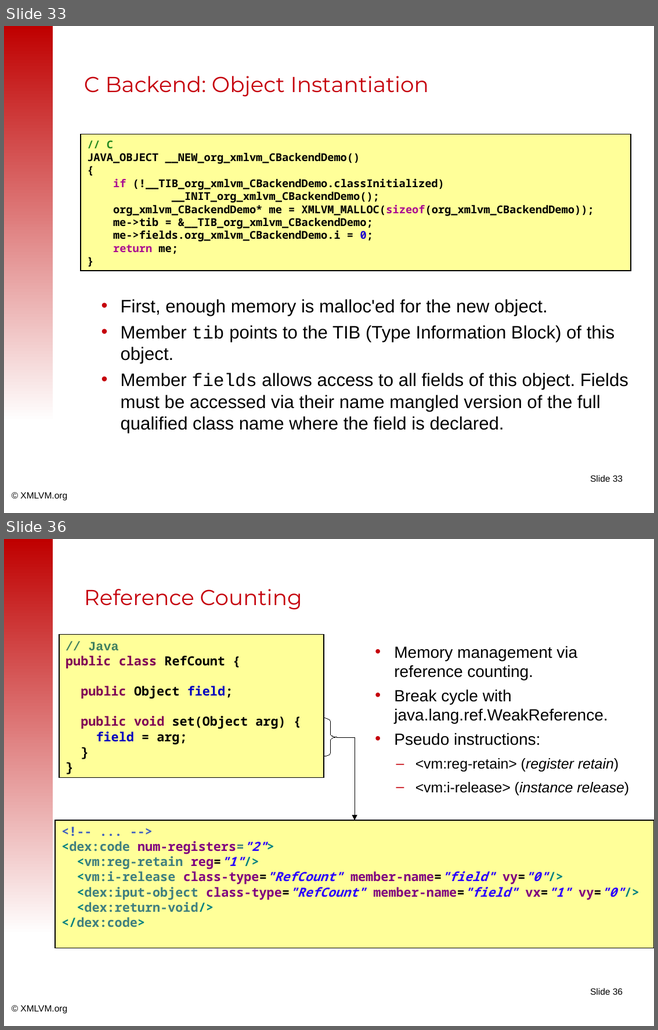
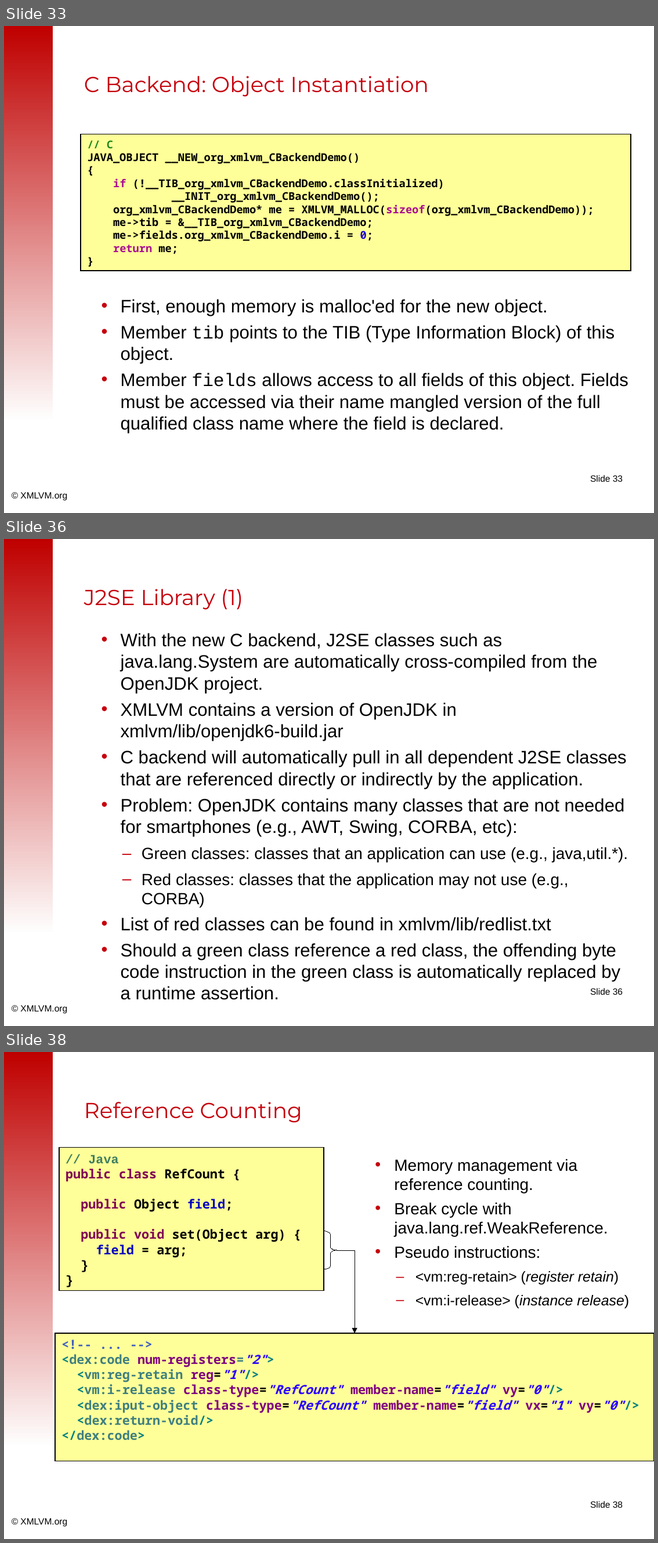
Before and after one commit to tisoft/xmlvm, a slide deck: doc/slides/android2iphone-master.odp. Shown one above the other, each under a label of ours: slides 33 and 36 before the commit, slides 33, 36 and 38 after it; the slides between them are not shown. The pictures are 658x1030 and 658x1543 pixels, drawn with LibreOffice and Linux fonts; fonts in the diff are those of the drawing; background and template pictures are left out. Boxes give left, top, right and bottom in pixels: in the first picture for what was removed or moved away, otherwise in the second. Text is boxed around its words. In the diff, an @@ line names an element or a change of style, - is before the commit and + after.

Commit message:
Add some slides on the C backend, in particular slides explaining the red/green class concept as well as the gen-c-wrappers option.

```diff
--- a/doc/slides/android2iphone-master.odp
+++ b/doc/slides/android2iphone-master.odp
@@ slide 36 added at [4,539,654,1026], background #FFFFFF; not listed: 3 template elements that a slide beside it also shows @@
@@ title added at [84,589,243,610], 24 pt, text #C5000B @@
+J2SE Library (1)
@@ text added at [121,633,628,1000], 20 pt, text #000000 @@
+• With the new C backend, J2SE classes such as java.lang.System are automatically cross-compiled from the OpenJDK project.
+• XMLVM contains a version of OpenJDK in
+  xmlvm/lib/openjdk6-build.jar
+• C backend will automatically pull in all dependent J2SE classes that are referenced directly or indirectly by the application.
+• Problem: OpenJDK contains many classes that are not needed for smartphones (e.g., AWT, Swing, CORBA, etc):
+  – Green classes: classes that an application can use (e.g., java,util.*).
+  – Red classes: classes that the application may not use (e.g., CORBA)
+• List of red classes can be found in xmlvm/lib/redlist.txt
+• Should a green class reference a red class, the offending byte code instruction in the green class is automatically replaced by a runtime assertion.
@@ what was slide 36 is now slide 38 @@
```
Also in this commit, not shown: 2 slides changed, 1 other slide added.
